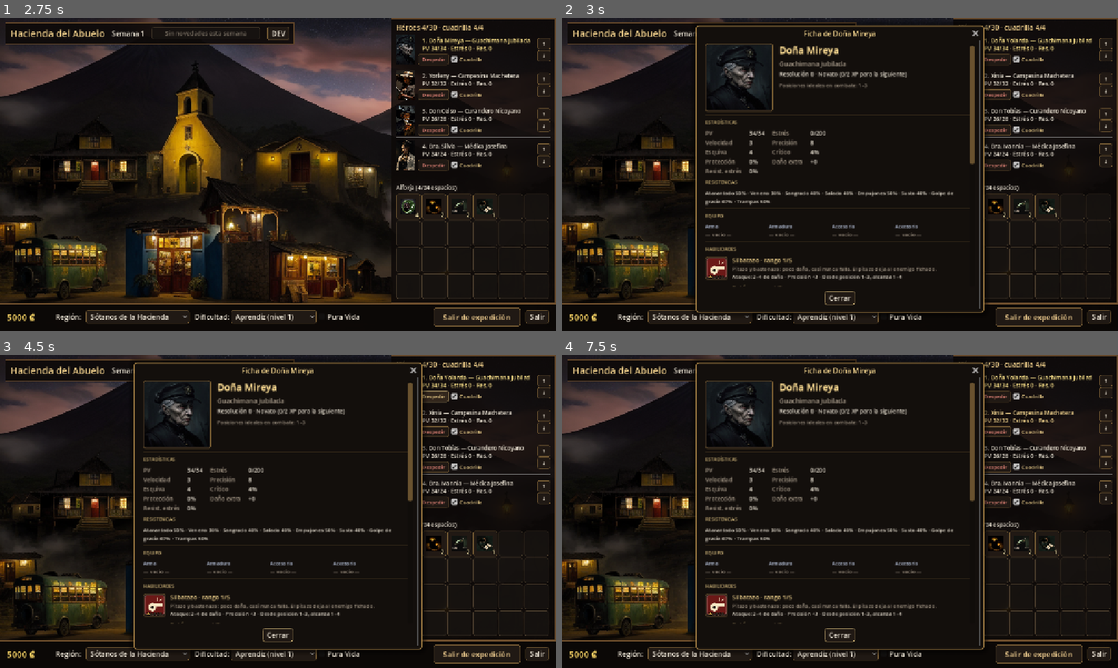
Above: before the commit, frames 1-4 (two rows, left to right).
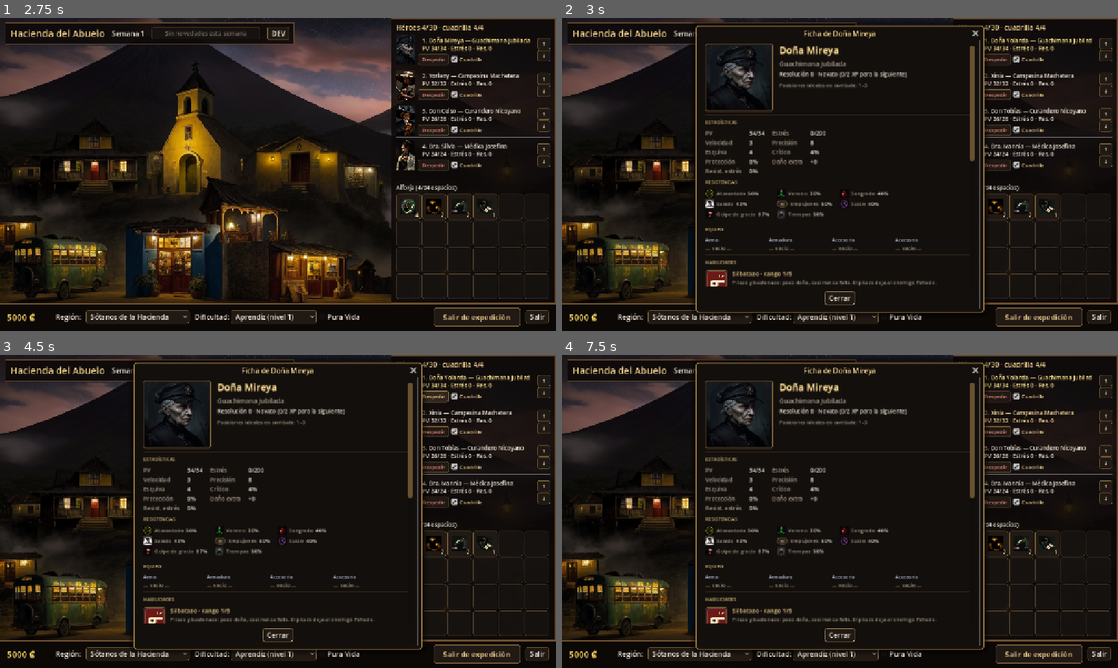
Above: after the commit, the same moments.

Repository: betexcr/darkest-tico
Game: Godot game, scene res://scenes/bootstrap/main.tscn
Same seed, same stepped clock (60 frames per second), same inputs: the game is played once before the commit and once after it.
Inputs:
- Up to frame 1 (2.75 s): click "DEV" at 0.5 s; click "Reiniciar el juego desde cero…" at 1.25 s; click "Reiniciar" at 2 s
- Up to frame 2 (3 s): click "1. Doña Mireya — Guachimana J…" at 2.75 s
- Up to frame 3 (4.5 s): click "1. Doña Yolanda — Guachimana …" at 3.5 s; click "Despedir" at 4.25 s
- Up to frame 4 (7.5 s): click "Cuadrilla" at 5 s; click "↑" at 5.75 s; click "↓" at 6.5 s; click "2. Xinia — Campesina Macheter…" at 7.25 s

Frame 1 is identical in both runs. In frame 2, 3.2% of the frame differs, in the area x 25-75%, y 45-86%; in frame 3, 3.2%; in frame 4, 3.2%.

Commit message:
P4-26: load unimported other-sex portraits; resistance icons + tooltips in the hero sheet
Co-Authored-By: Claude Opus 5.5 <noreply@anthropic.com>
Claude-Session: https://claude.ai/code/session_01Cq1nneZinJKxfDobbd1U7f

Diff:
--- a/data/statuses.json
+++ b/data/statuses.json
@@ -212,43 +212,53 @@
     {
       "id": "aturdido",
       "name": "Atarantado",
+      "desc": "Probabilidad de no quedar atarantado (pierde el turno).",
       "icon": "aturdido"
     },
     {
       "id": "veneno",
       "name": "Veneno",
+      "desc": "Probabilidad de no quedar envenenado (pierde PV cada turno).",
       "icon": "veneno"
     },
     {
       "id": "sangrado",
       "name": "Sangrado",
+      "desc": "Probabilidad de no quedar sangrando (pierde PV cada turno).",
       "icon": "sangrado"
     },
     {
       "id": "salado",
       "name": "Salado",
+      "desc": "Probabilidad de no quedar salado (baja precisión, esquiva, daño, velocidad o protección).",
       "icon": "salado"
     },
     {
       "id": "movimiento",
       "name": "Empujones",
+      "desc": "Probabilidad de no dejarse empujar, jalar ni revolver de posición, ni quedar amarrado.",
+      "color": "#6b5a3a",
+      "letter": "↔",
       "icon": "movimiento"
     },
     {
       "id": "susto",
       "name": "Susto",
+      "desc": "Probabilidad de no asustarse (el susto sube el estrés cada turno).",
       "icon": "susto",
       "heroes_only": true
     },
     {
       "id": "golpe_de_gracia",
       "name": "Golpe de gracia",
+      "desc": "Probabilidad de sobrevivir un golpe mientras está Al Borde (0 PV). Baja con cada tiro y con mucho estrés.",
       "icon": "al_borde",
       "heroes_only": true
     },
     {
       "id": "trampa",
       "name": "Trampas",
+      "desc": "Probabilidad de librarse de una trampa sin daño.",
       "icon": "trampa",
       "heroes_only": true
     }
--- a/scripts/autoload/game_state.gd
+++ b/scripts/autoload/game_state.gd
@@ -109,6 +109,7 @@
 ## Candidates at the Terminal de Buses, refreshed every week.
 var recruit_pool: Array = []
 var _next_uid: int = 1
+var _tex_cache: Dictionary = {}
 ## True while a fight is on: only `equip_turn_hero` may change equipment, and it costs
 ## their turn (owner 2026-11-08; before that gear was fully locked in combat).
 var equip_locked: bool = false
@@ -883,6 +884,30 @@
 	if sex == "" or sex == base:
 		return hid
 	return "%s_%s" % [hid, sex]
+
+
+## Loads a texture, imported or not. Art added since the editor last ran (e.g. the P4-24
+## other-sex portraits) is a plain PNG with no import yet: ResourceLoader can't see it, so it
+## is read straight from the file. Returns null when the file is missing.
+func load_texture(path: String) -> Texture2D:
+	if path == "":
+		return null
+	if _tex_cache.has(path):
+		return _tex_cache[path]
+	var tex: Texture2D = null
+	if ResourceLoader.exists(path):
+		tex = load(path) as Texture2D
+	elif FileAccess.file_exists(path):
+		var img := Image.load_from_file(ProjectSettings.globalize_path(path))
+		if img != null and not img.is_empty():
+			tex = ImageTexture.create_from_image(img)
+	if tex != null:
+		_tex_cache[path] = tex
+	return tex
+
+
+func texture_exists(path: String) -> bool:
+	return ResourceLoader.exists(path) or FileAccess.file_exists(path)
 
 
 func portrait_path(h: Dictionary) -> String:
--- a/scripts/combat/battle_unit.gd
+++ b/scripts/combat/battle_unit.gd
@@ -207,10 +207,13 @@
 	var id: String = GameState.sprite_id(data) if is_hero else str(data.get("id", ""))
 	for st in STATES:
 		var p: String = "res://assets/sprites/%s/%s.png" % [id, st]
-		if ResourceLoader.exists(p):
-			_tex[st] = load(p) as Texture2D
-	if not _tex.has("idle") and ResourceLoader.exists(fallback_path):
-		_tex["idle"] = load(fallback_path) as Texture2D
+		var t: Texture2D = GameState.load_texture(p)
+		if t != null:
+			_tex[st] = t
+	if not _tex.has("idle"):
+		var fb: Texture2D = GameState.load_texture(fallback_path)
+		if fb != null:
+			_tex["idle"] = fb
 
 
 func _show_state(state: String) -> void:
--- a/scripts/expedition/expedition_screen.gd
+++ b/scripts/expedition/expedition_screen.gd
@@ -348,7 +348,7 @@
 
 
 func _set_info_portrait(path: String) -> void:
-	_enemy_info_portrait.texture = load(path) as Texture2D if ResourceLoader.exists(path) else null
+	_enemy_info_portrait.texture = GameState.load_texture(path)
 	_enemy_info_portrait.visible = _enemy_info_portrait.texture != null
 
 
@@ -607,7 +607,7 @@
 	if hero.is_empty():
 		return
 	var p: String = GameState.portrait_path(hero)
-	_hero_portrait.texture = load(p) as Texture2D if ResourceLoader.exists(p) else null
+	_hero_portrait.texture = GameState.load_texture(p)
 	_hero_name.text = "%s\n%s" % [hero.get("name", "?"), hero.get("class_name", "")]
 	var lines: PackedStringArray = PackedStringArray()
 	lines.append("PV %d/%d · Estrés %d · Resolución %d" % [int(hero.get("hp", 0)), int(hero.get("hp_max", 0)),
--- a/scripts/expedition/victory_screen.gd
+++ b/scripts/expedition/victory_screen.gd
@@ -182,8 +182,7 @@
 	pic.expand_mode = TextureRect.EXPAND_IGNORE_SIZE
 	pic.stretch_mode = TextureRect.STRETCH_KEEP_ASPECT_COVERED
 	var p: String = GameState.portrait_path(e)
-	if ResourceLoader.exists(p):
-		pic.texture = load(p) as Texture2D
+	pic.texture = GameState.load_texture(p)
 	if dead:
 		pic.modulate = Color(0.4, 0.4, 0.4)
 	row.add_child(pic)
--- a/scripts/hacienda/hacienda_hub.gd
+++ b/scripts/hacienda/hacienda_hub.gd
@@ -878,6 +878,40 @@
 ## for the open building.
 func _roster_click_hint() -> String:
 	return "Clic para ver su ficha completa." if _open_building == "" else "Clic para elegirlo en este edificio."
+
+
+## Resistances in the hero sheet: icon + name + % per category, with a tooltip saying what
+## each one protects against (desc in data/statuses.json resist_categories).
+func _resist_grid(h: Dictionary) -> Control:
+	var grid := GridContainer.new()
+	grid.columns = 3
+	grid.add_theme_constant_override("h_separation", 18)
+	grid.add_theme_constant_override("v_separation", 4)
+	for cat in StatusEffectsScript.resist_categories():
+		var id: String = str(cat.get("id", ""))
+		var v: int = StatusEffectsScript.resist_value(h, id)
+		var cell := HBoxContainer.new()
+		cell.add_theme_constant_override("separation", 6)
+		cell.mouse_filter = Control.MOUSE_FILTER_STOP
+		cell.tooltip_text = "%s — %s\n%s" % [cat.get("name", id), "Inmune" if v >= 100 else "%d%%" % v, cat.get("desc", "")]
+		var tex: Texture2D = GameState.load_texture("res://assets/status/%s.png" % str(cat.get("icon", id)))
+		if tex != null:
+			var icon := TextureRect.new()
+			icon.texture = tex
+			icon.custom_minimum_size = Vector2(20, 20)
+			icon.expand_mode = TextureRect.EXPAND_IGNORE_SIZE
+			icon.stretch_mode = TextureRect.STRETCH_KEEP_ASPECT_CENTERED
+			icon.mouse_filter = Control.MOUSE_FILTER_IGNORE
+			cell.add_child(icon)
+		else:
+			var d: Dictionary = StatusEffectsScript.def(id)
+			var badge := CardScript.chip(str(cat.get("letter", d.get("letter", "?"))), Color(str(cat.get("color", d.get("color", "#777777")))))
+			badge.mouse_filter = Control.MOUSE_FILTER_IGNORE
+			cell.add_child(badge)
+		cell.add_child(CardScript.label(str(cat.get("name", id)), 12, CardScript.MUTED, false))
+		cell.add_child(CardScript.label("Inmune" if v >= 100 else "%d%%" % v, 12, Color(0.53, 0.67, 1.0) if v >= 100 else CardScript.TEXT, false))
+		grid.add_child(cell)
+	return grid
 
 
 ## The hero's full sheet (owner 2026-11-19), opened by clicking a roster row while no building
@@ -955,11 +989,8 @@
 		grid.add_child(CardScript.label(str(r[1]), 13, CardScript.TEXT, false))
 	col.add_child(grid)
 	# Resistances (status) and elements from equipment.
-	var res: PackedStringArray = PackedStringArray()
-	for cat in StatusEffectsScript.resist_categories():
-		res.append("%s %d%%" % [cat.get("name", ""), StatusEffectsScript.resist_value(h, str(cat.get("id", "")))])
 	col.add_child(CardScript.section("Resistencias"))
-	col.add_child(CardScript.label(" · ".join(res), 12, CardScript.TEXT, true, CW))
+	col.add_child(_resist_grid(h))
 	var el: PackedStringArray = PackedStringArray()
 	var rs = h.get("resist", {})
 	if rs is Dictionary:
@@ -1073,8 +1104,7 @@
 	pic.expand_mode = TextureRect.EXPAND_IGNORE_SIZE
 	pic.stretch_mode = TextureRect.STRETCH_KEEP_ASPECT_COVERED
 	var p: String = GameState.portrait_path(h)
-	if ResourceLoader.exists(p):
-		pic.texture = load(p) as Texture2D
+	pic.texture = GameState.load_texture(p)
 	row.add_child(pic)
 	var info = CardButtonScript.new()
 	info.flat = true
--- a/scripts/ui/tooltip_card.gd
+++ b/scripts/ui/tooltip_card.gd
@@ -165,8 +165,7 @@
 	frame.add_theme_stylebox_override("panel", flat(Color(0.14, 0.11, 0.09), BORDER.darkened(0.3), 1, 4, 3))
 	frame.size_flags_vertical = Control.SIZE_SHRINK_CENTER
 	var tex := TextureRect.new()
-	if ResourceLoader.exists(path):
-		tex.texture = load(path) as Texture2D
+	tex.texture = GameState.load_texture(path)
 	tex.expand_mode = TextureRect.EXPAND_IGNORE_SIZE
 	tex.stretch_mode = TextureRect.STRETCH_KEEP_ASPECT_COVERED
 	tex.custom_minimum_size = Vector2(side, side)
--- a/tests/test_ui.gd
+++ b/tests/test_ui.gd
@@ -85,6 +85,22 @@
 	await process_frame
 	d = _dialogs(hub)
 	_check(d.size() == 1 and d[0] is ConfirmationDialog and d[0].ok_button_text == "Despedir", "the dismiss card opens")
+	await _close_all(hub)
+	hub._show_hero_sheet(gs.roster[0])
+	await process_frame
+	d = _dialogs(hub)
+	var cats: Array = load("res://scripts/domain/status_effects.gd").resist_categories()
+	var tips: Array = []
+	if d.size() == 1:
+		tips = d[0].find_children("*", "HBoxContainer", true, false).filter(func(c): return str(c.tooltip_text) != "")
+	ok = tips.size() >= cats.size()
+	for cat in cats:
+		var found: Array = tips.filter(func(c): return str(c.tooltip_text).begins_with(str(cat["name"]) + " — "))
+		ok = ok and found.size() == 1 and str(found[0].tooltip_text).contains(str(cat["desc"])) \
+			and (found[0].get_child(0) is TextureRect and found[0].get_child(0).texture != null or found[0].get_child(0) is PanelContainer)
+	_check(ok, "the hero sheet shows every resistance with an icon and a tooltip")
+	# Other-sex art (P4-24) that the editor hasn't imported yet still loads (raw PNG fallback).
+	_check(gs.load_texture("res://assets/portraits/exorcista_m.png") != null and gs.load_texture("res://assets/portraits/nope.png") == null, "portraits load, imported or not")
 	await _close_all(hub)
 	gs.inventory.clear()
 	hub._confirm_provisions()
--- /dev/null
+++ b/tools/screens/hero_sheet_screenshot.gd
@@ -0,0 +1,62 @@
+extends SceneTree
+
+## The hero sheet (Ficha) for review: a male Exorcista (other-sex portrait, P4-24) and the
+## Resistencias grid with icons, plus the tooltip on hovering one resistance.
+##   Linux:    xvfb-run -a godot --path . --rendering-driver opengl3 -s tools/screens/hero_sheet_screenshot.gd -- <out_dir>
+## Saves hero_sheet.png and hero_sheet_tooltip.png in <out_dir>.
+
+var _out: String = "user://"
+
+
+func _initialize() -> void:
+	_run.call_deferred()
+
+
+func _shot(file: String) -> void:
+	await RenderingServer.frame_post_draw
+	root.get_viewport().get_texture().get_image().save_png(_out.path_join("%s.png" % file))
+
+
+func _find_tip(n: Node, prefix: String) -> Control:
+	if n is Control and str(n.tooltip_text).begins_with(prefix):
+		return n
+	for c in n.get_children():
+		var f := _find_tip(c, prefix)
+		if f != null:
+			return f
+	return null
+
+
+func _run() -> void:
+	if not OS.get_cmdline_user_args().is_empty():
+		_out = OS.get_cmdline_user_args()[0]
+	await process_frame
+	root.size = Vector2i(1280, 720)
+	var gs = root.get_node("GameState")
+	gs.reset_party_from_catalog()
+	gs.reset_inventory_to_starter()
+	gs.active_event_id = ""
+	var h: Dictionary = gs._instantiate_hero(gs.get_hero_template("exorcista"), "m")
+	gs.party[0] = h
+	var hub = load("res://scenes/hacienda/hacienda_hub.tscn").instantiate()
+	root.add_child(hub)
+	for i in 10:
+		await process_frame
+	hub._show_hero_sheet(h)
+	for i in 10:
+		await process_frame
+	await _shot("hero_sheet")
+	var cell := _find_tip(root, "Golpe de gracia")
+	if cell != null:
+		# The sheet is its own dialog window: send the mouse there, in its coordinates.
+		var vp: Viewport = cell.get_viewport()
+		var at: Vector2 = cell.get_global_rect().get_center()
+		for pos in [at + Vector2(3, 3), at]:
+			var ev := InputEventMouseMotion.new()
+			ev.position = pos
+			ev.global_position = pos
+			vp.push_input(ev)
+			await process_frame
+		await create_timer(1.0).timeout
+		await _shot("hero_sheet_tooltip")
+	quit()
Not shown, added: tools/screens/hero_sheet_screenshot.gd.uid
Not shown, changed: docs/12-phase-plan.md
Not shown, changed: docs/HANDOFF.md
